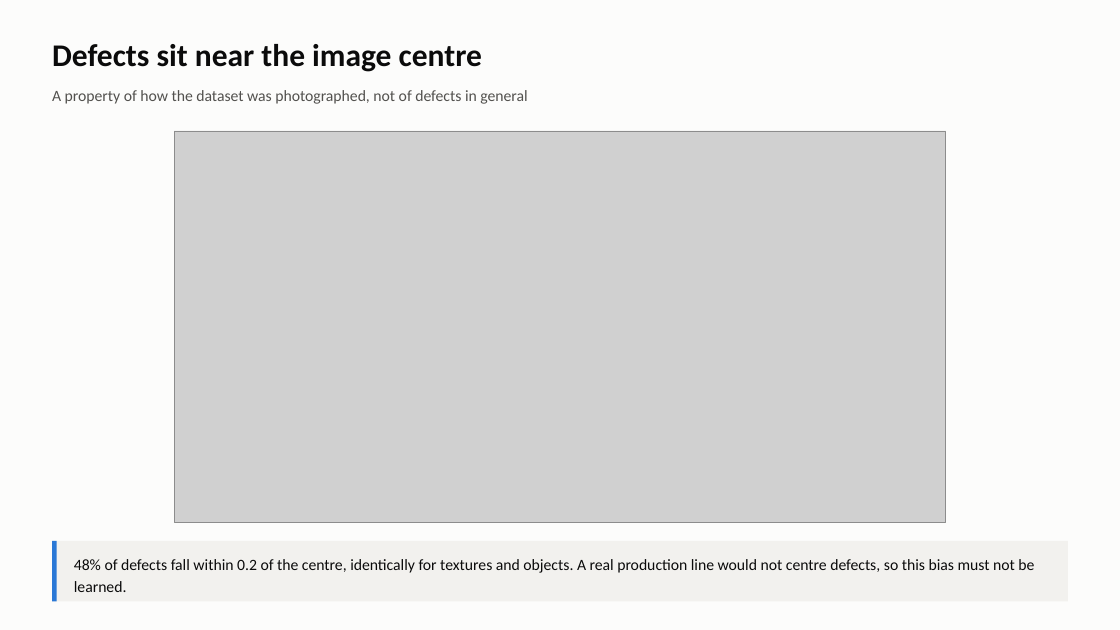
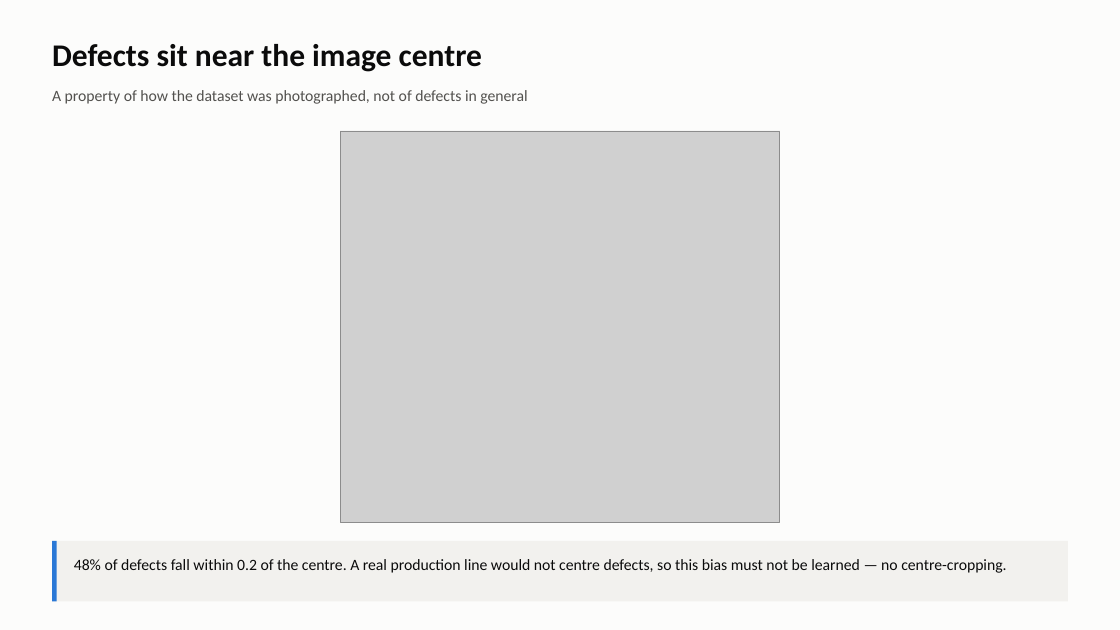
Before and after one commit to abdelrahman7124/mvtec-anomaly-detection, a slide deck: slide 13 of reports/presentation/week1_eda.pptx. Drawn at 1120x630 pixels with LibreOffice and Linux fonts; fonts in the diff are those of the drawing; grey boxes stand for pictures. Boxes give left, top, right and bottom in pixels: in the first picture for what was removed or moved away, otherwise in the second. Text is boxed around its words. In the diff, an @@ line names an element or a change of style, - is before the commit and + after.

Commit message:
Add autoencoder and PaDiM baselines; simplify EDA figures
- src/mvtec_eda/data.py: per-category loaders honouring the EDA findings
  (single resize, channel expansion, no centre crop)
- src/mvtec_eda/models.py: conv autoencoder and PaDiM on frozen ResNet-18
- src/mvtec_eda/evaluate.py: image- and pixel-level AUROC
- scripts/05_run_baselines.py, scripts/06_model_figures.py
- Rewrite every EDA figure as a single panel with larger type

```diff
--- a/reports/presentation/week1_eda.pptx
+++ b/reports/presentation/week1_eda.pptx
@@ picture resized from (x1=174, y1=131, x2=946, y2=523) to (x1=340, y1=131, x2=780, y2=523) @@
@@ text at (x1=74, y1=559, x2=1006, y2=573): text changed @@
-48% of defects fall within 0.2 of the centre, identically for textures and objects. A real production line would not centre defects, so this bias must not be learned.
+48% of defects fall within 0.2 of the centre. A real production line would not centre defects, so this bias must not be learned — no centre-cropping.
```
Also in this commit, not shown: 13 other slides changed, 1 slide removed, 25 other files.
